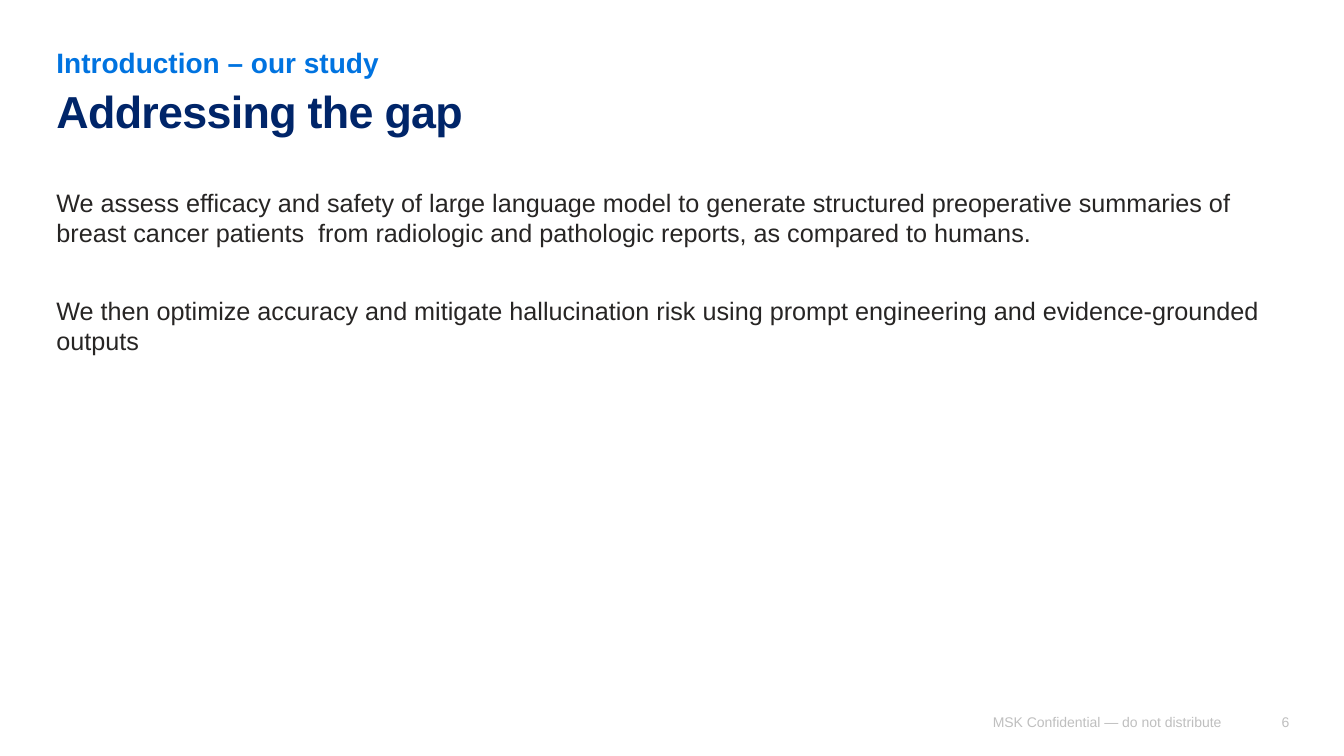
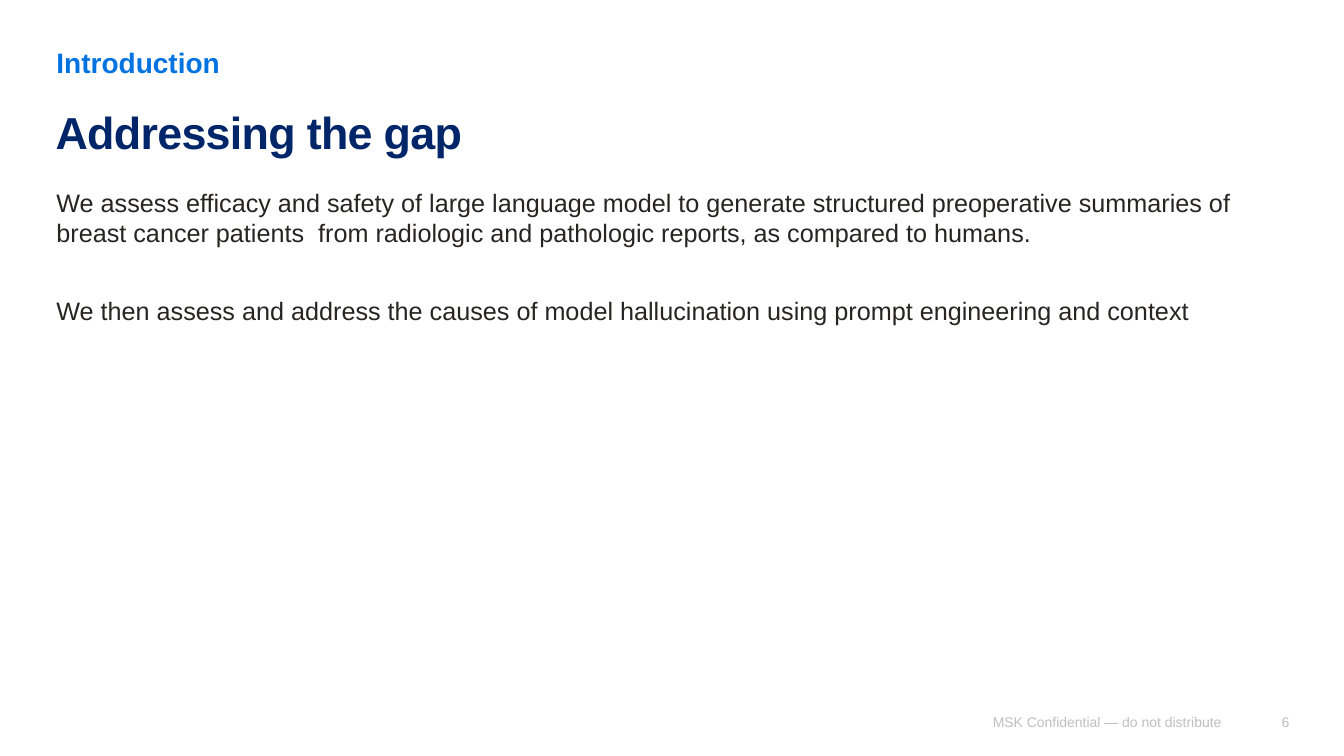
Before and after one commit to Robertjam954/llm_summarization_br_ca, a slide deck: slide 6 of conferences/cornell_spring_wip/llm_summary_validation_presentation.pptx. Drawn at 1344x756 pixels with LibreOffice and Linux fonts; fonts in the diff are those of the drawing. Boxes give left, top, right and bottom in pixels: in the first picture for what was removed or moved away, otherwise in the second. Text is boxed around its words. In the diff, an @@ line names an element or a change of style, - is before the commit and + after.

```diff
--- a/conferences/cornell_spring_wip/llm_summary_validation_presentation.pptx
+++ b/conferences/cornell_spring_wip/llm_summary_validation_presentation.pptx
@@ text at (x1=56, y1=52, x2=219, y2=74): text changed @@
-Introduction – our study
+Introduction
@@ title "Addressing the gap" moved from (x1=56, y1=95, x2=463, y2=137) to (x1=56, y1=116, x2=462, y2=158) @@
@@ text at (x1=56, y1=301, x2=1188, y2=325): text changed @@
-We then optimize accuracy and mitigate hallucination risk using prompt engineering and evidence-grounded outputs
+We then assess and address the causes of model hallucination using prompt engineering and context
```
Also in this commit, not shown: 14 other slides changed, 2 slides added, 2 slides removed, 5 other files.
